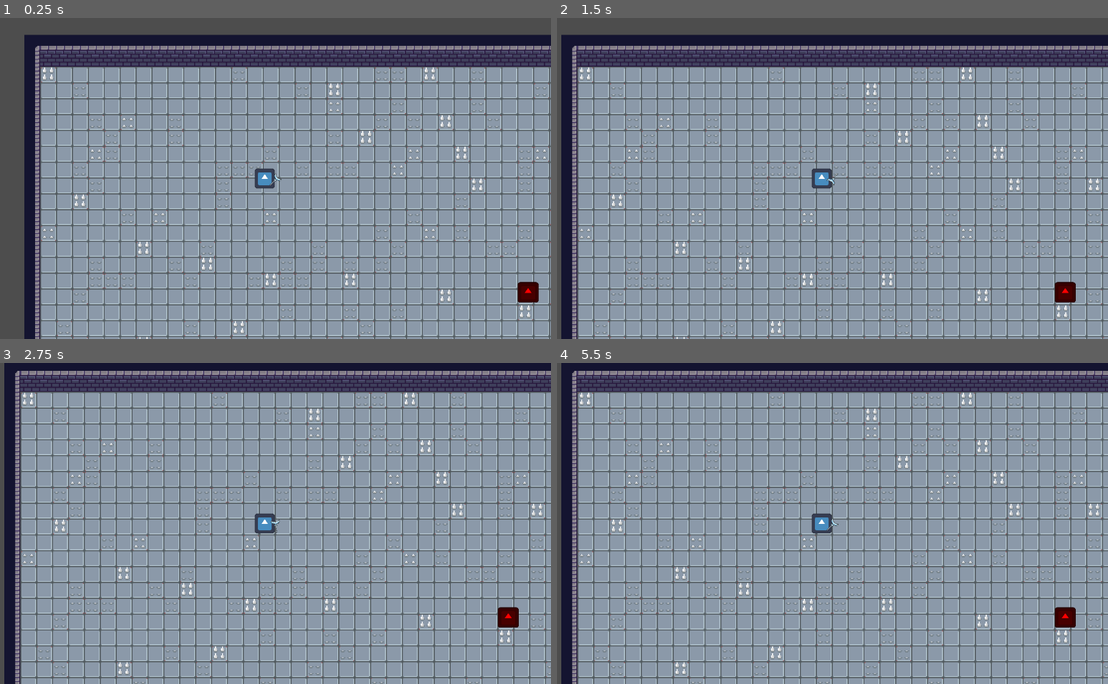
Above: before the commit, frames 1-4 (two rows, left to right).
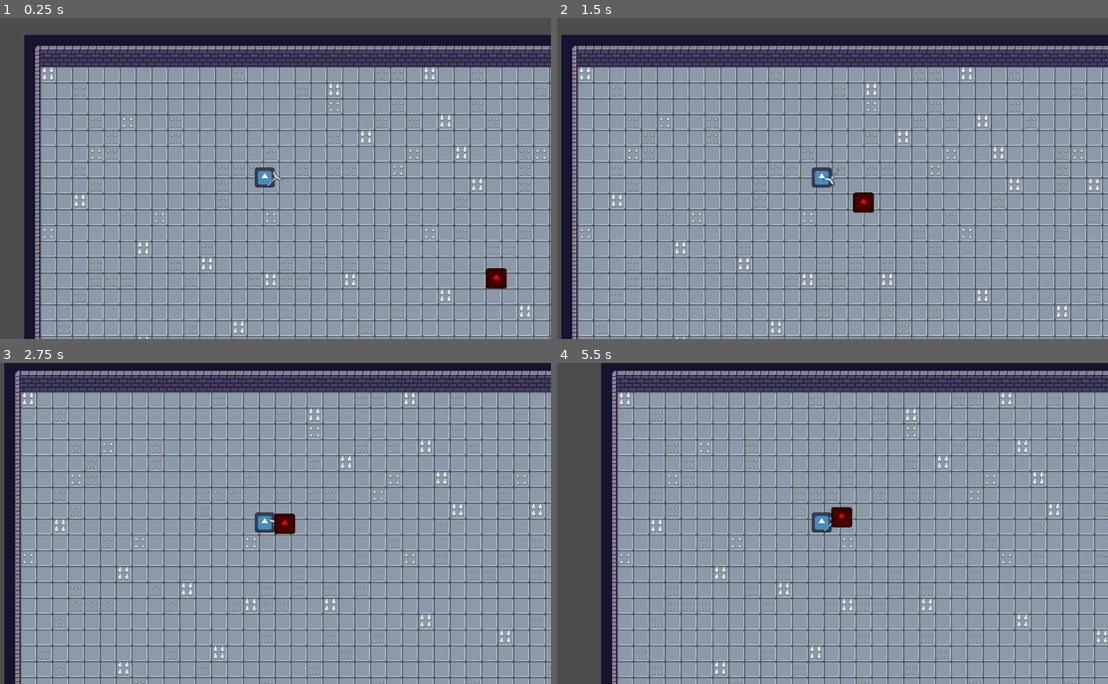
Above: after the commit, the same moments.

Repository: chabsseu/Stauffs-and-Magic
Game: Godot game, scene res://Scenes/Floors/test_world.tscn
Same seed, same stepped clock (60 frames per second), same inputs: the game is played once before the commit and once after it. The engine's default icon, where the game draws it, is replaced by a stand-in: a white triangle on a blue panel in a dark square.
Inputs (mouse positions are in pixels of both pictures, inside the frame that each line leads up to):
- Up to frame 1 (0.25 s): no input
- Up to frame 2 (1.5 s): move the mouse to (948, 162) at 0.52 s; tap A (A) at 0.6 s; tap D (D) at 0.8, 1.35 s; move the mouse to (705, 194) at 1.27 s
- Up to frame 3 (2.75 s): tap S (S) at 1.55, 2.1 s; tap Enter at 2 s; move the mouse to (319, 452) at 2.02 s; tap W (W) at 2.3 s
- Up to frame 4 (5.5 s): move the mouse to (793, 587) at 2.77 s; tap W (W) at 2.85 s; click (793, 587) at 3.05 s; move the mouse to (992, 571) at 3.52 s; click (992, 571) at 3.6 s; tap A (A) at 3.8, 4.35 s; move the mouse to (650, 475) at 4.27 s; tap D (D) at 4.55, 5.1 s; move the mouse to (849, 523) at 5.02 s; tap S (S) at 5.3 s

The runs differ from the first frame. In frame 1, 0.6% of the frame differs, in the area x 46-98%, y 46-89%; in frame 2, 0.6%; in frame 3, 0.6%; in frame 4, 31%, in the area x 0-100%, y 0-100%.

Commit message:
Fixed the sprite of the fireball

Diff:
--- a/Scenes/Floors/test_world.tscn
+++ b/Scenes/Floors/test_world.tscn
@@ -160,7 +160,7 @@
 format = 2
 layer_0/tile_data = PackedInt32Array(0, 262144, 1, 65536, 458752, 10, 131072, 327680, 3, 196608, 327680, 3, 262144, 327 …(20102 unchanged characters)…
 
-[node name="Player" parent="." instance=ExtResource("2_2yfla")]
+[node name="Player" parent="." groups=["Player"] instance=ExtResource("2_2yfla")]
 position = Vector2(226, 129)
 
 [node name="test_enemy" parent="." groups=["Enemy"] instance=ExtResource("3_xaljv")]
--- a/Scenes/Player/player.tscn
+++ b/Scenes/Player/player.tscn
@@ -10,15 +10,16 @@
 script = ExtResource("1_a3d8c")
 
 [node name="Sprite2D" type="Sprite2D" parent="."]
-position = Vector2(-4.7683716e-07, 0)
+position = Vector2(-2.842171e-14, -0.99999994)
 scale = Vector2(0.15625, 0.15625)
 texture = ExtResource("1_uvnfx")
 
 [node name="CollisionShape2D" type="CollisionShape2D" parent="."]
+position = Vector2(0, -1)
 shape = SubResource("RectangleShape2D_a3d8c")
 
 [node name="Camera2D" type="Camera2D" parent="."]
 zoom = Vector2(2, 2)
 
 [node name="test_staff" parent="." instance=ExtResource("3_xpcdj")]
-position = Vector2(11, 1)
+position = Vector2(10, 0)
--- a/Scenes/Weapon/test_staff.tscn
+++ b/Scenes/Weapon/test_staff.tscn
@@ -1,14 +1,10 @@
-[gd_scene load_steps=4 format=3 uid="uid://cl3xm1es46wnb"]
+[gd_scene load_steps=3 format=3 uid="uid://cl3xm1es46wnb"]
 
 [ext_resource type="Texture2D" uid="uid://d0gvnj36e5agw" path="res://Assets/Weapon/ice staff.png" id="1_7usvd"]
 [ext_resource type="Script" uid="uid://cr5lsg2sodioj" path="res://Scripts/Weapon/test_staff.gd" id="2_e4o7g"]
 
-[sub_resource type="SegmentShape2D" id="SegmentShape2D_e4o7g"]
-a = Vector2(6, 4)
-
-[node name="test_staff" type="Area2D"]
-position = Vector2(2, -3)
-scale = Vector2(0.5, 0.5)
+[node name="test_staff" type="Node2D"]
+scale = Vector2(0.7, 0.7)
 script = ExtResource("2_e4o7g")
 
 [node name="Sprite2D" type="Sprite2D" parent="."]
@@ -16,7 +12,3 @@
 
 [node name="Marker2D" type="Marker2D" parent="."]
 position = Vector2(4, -4)
-
-[node name="CollisionShape2D" type="CollisionShape2D" parent="."]
-position = Vector2(-6, -4)
-shape = SubResource("SegmentShape2D_e4o7g")
--- a/Scripts/Weapon/fireball.gd
+++ b/Scripts/Weapon/fireball.gd
@@ -1,7 +1,8 @@
 extends Area2D
 
-@export var speed = 200
+@export var speed = 300
 @export var damage = 1
+@onready var sprite = $Sprite2D
 var direction = Vector2.ZERO
 
 # Called when the node enters the scene tree for the first time.
@@ -14,7 +15,11 @@
 	if direction != Vector2.ZERO:
 		position += direction * speed * delta
 
-
+	# ✅ Flip horizontally when going left
+	if direction.x < 0:
+		sprite.flip_h = true
+	else:
+		sprite.flip_h = false
 
 func _on_body_entered(body: Node2D) -> void:
 	if body.is_in_group("Enemy"):
--- a/Scripts/Weapon/test_staff.gd
+++ b/Scripts/Weapon/test_staff.gd
@@ -1,4 +1,4 @@
-extends Area2D
+extends Node2D
 
 @onready var projectile_scene = preload("res://Scenes/Weapon/fireball.tscn")
 @onready var marker = $Marker2D
